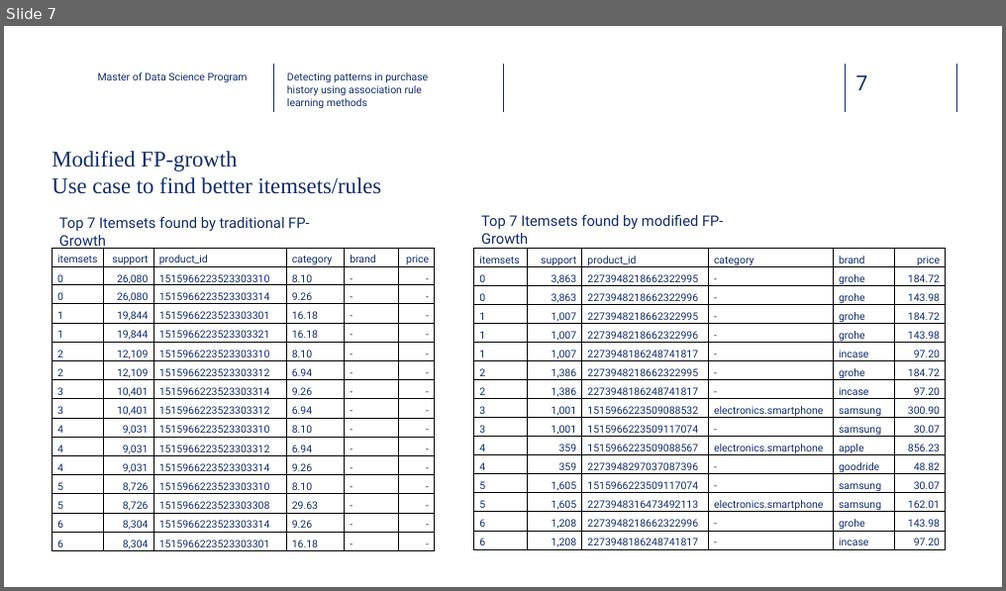
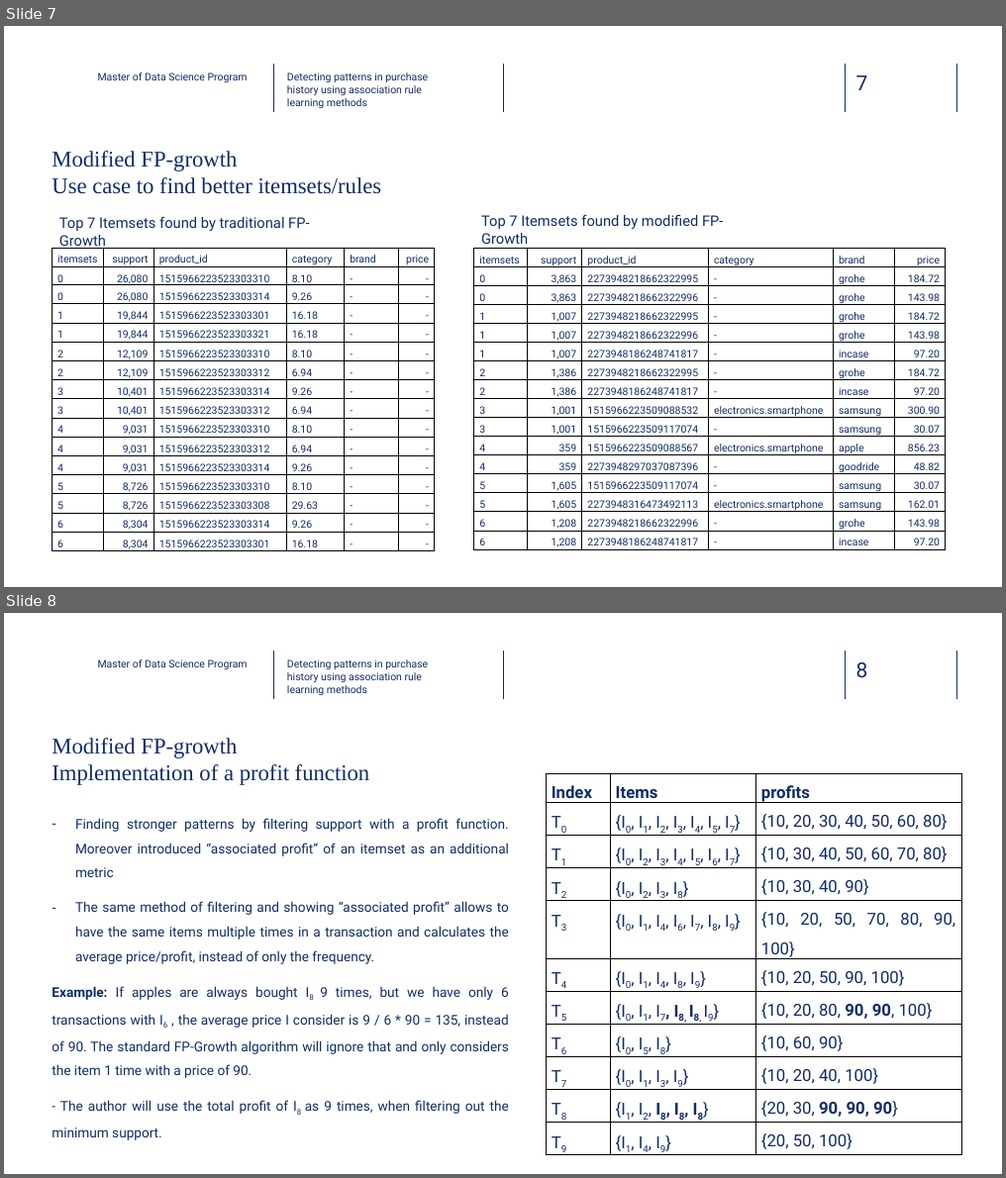
Before and after one commit to dawei7/Detecting-patterns-in-purchase-history-using-association-rule-learning-methods, a slide deck: MasterThesis/Presentation_Detecting-patterns-in-purchase-history-using-association-rule-learning-methods_latest.pptx. Shown one above the other, each under a label of ours: slide 7 before the commit, slides 7 and 8 after it. The pictures are 1006x591 and 1006x1178 pixels, drawn with LibreOffice and Linux fonts; fonts in the diff are those of the drawing; background and template pictures are left out. Boxes give left, top, right and bottom in pixels: in the first picture for what was removed or moved away, otherwise in the second. Text is boxed around its words. In the diff, an @@ line names an element or a change of style, - is before the commit and + after.

```diff
--- a/MasterThesis/Presentation_Detecting-patterns-in-purchase-history-using-association-rule-learning-methods_latest.pptx
+++ b/MasterThesis/Presentation_Detecting-patterns-in-purchase-history-using-association-rule-learning-methods_latest.pptx
@@ slide 8 added at bbox=[4, 613, 1002, 1174], background picture (left out); not listed: 5 template elements that a slide beside it also shows @@
@@ text added at bbox=[98, 660, 248, 669], 10 pt, text #0F2C68 @@
+Master of Data Science Program
@@ text added at bbox=[287, 660, 428, 695], 10 pt, text #0E2D69 @@
+Detecting patterns in purchase history using association rule learning methods
@@ title added at bbox=[52, 738, 370, 785], 21.6 pt, text #0F2C68 @@
+Modified FP-growth
+Implementation of a profit function
@@ table added at bbox=[546, 773, 962, 1159], 11 rows, 3 columns @@
+Index | Items | profits
+T0 | {I0, I1, I2, I3, I4, I5, I7} | {10, 20, 30, 40, 50, 60, 80}
+T1 | {I0, I2, I3, I4, I5, I6, I7} | {10, 30, 40, 50, 60, 70, 80}
+T2 | {I0, I2, I3, I8} | {10, 30, 40, 90}
+T3 | {I0, I1, I4, I6, I7, I8, I9} | {10, 20, 50, 70, 80, 90, 100}
+T4 | {I0, I1, I4, I8, I9} | {10, 20, 50, 90, 100}
+T5 | {I0, I1, I7, I8, I8, I9} | {10, 20, 80, 90, 90, 100}
+T6 | {I0, I5, I8} | {10, 60, 90}
+T7 | {I0, I1, I3, I9} | {10, 20, 40, 100}
+T8 | {I1, I2, I8, I8, I8} | {20, 30, 90, 90, 90}
+T9 | {I1, I4, I9} | {20, 50, 100}
@@ text added at bbox=[52, 818, 509, 1114], 13 pt, text #0E2D69 @@
+– Finding stronger patterns by filtering support with a profit function. Moreover introduced “associated profit” of an itemset as an additional metric
+– The same method of filtering and showing “associated profit” allows to have the same items multiple times in a transaction and calculates the average price/profit, instead of only the frequency.
+Example: If apples are always bought I8 9 times, but we have only 6 transactions with I6 , the average price I consider is 9 / 6 * 90 = 135, instead of 90. The standard FP-Growth algorithm will ignore that and only considers the item 1 time with a price of 90.
+- The author will use the total profit of I8 as 9 times, when filtering out the minimum support.
```
Also in this commit, not shown: 1 slide changed, 2 other slides added, 10 other files.
